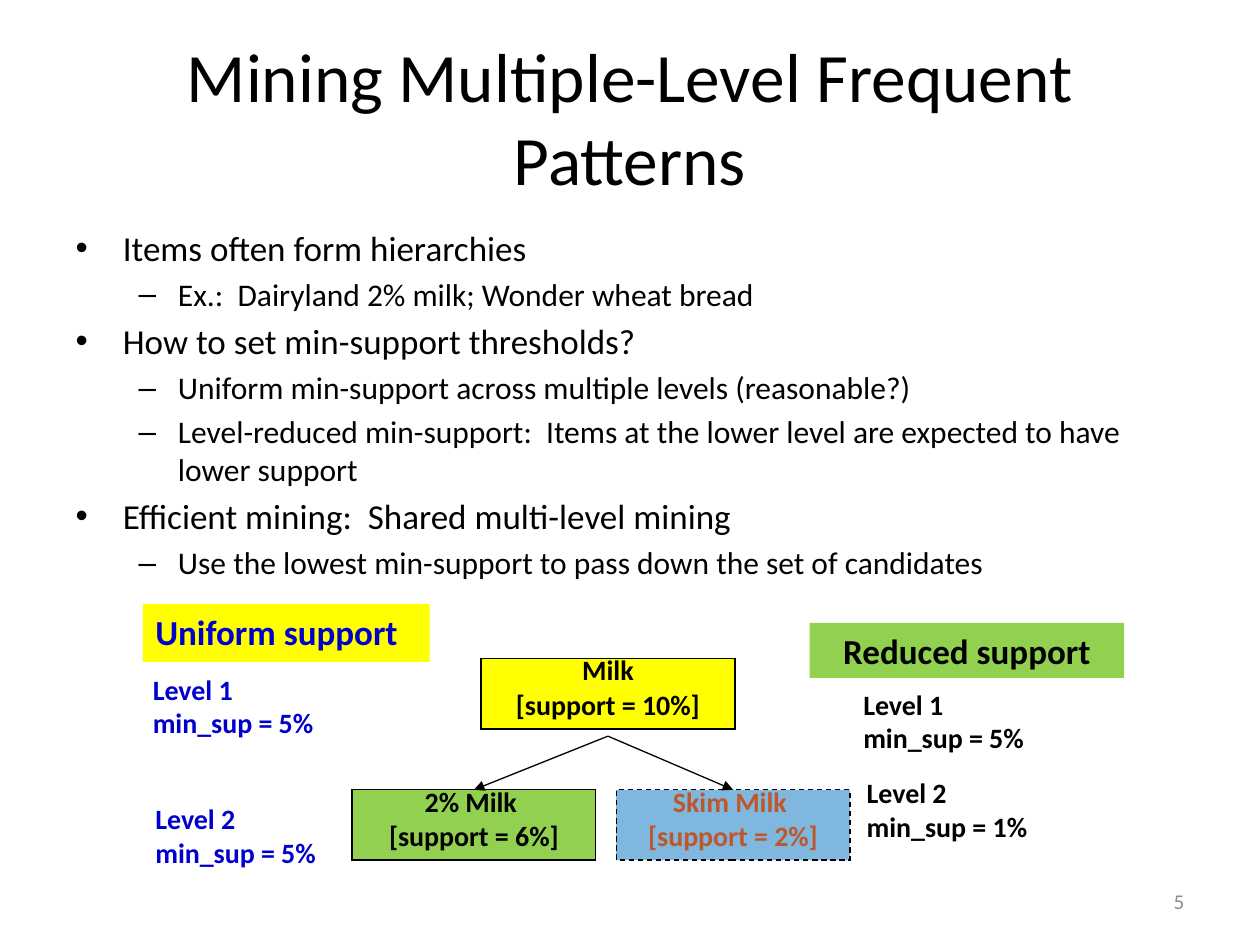
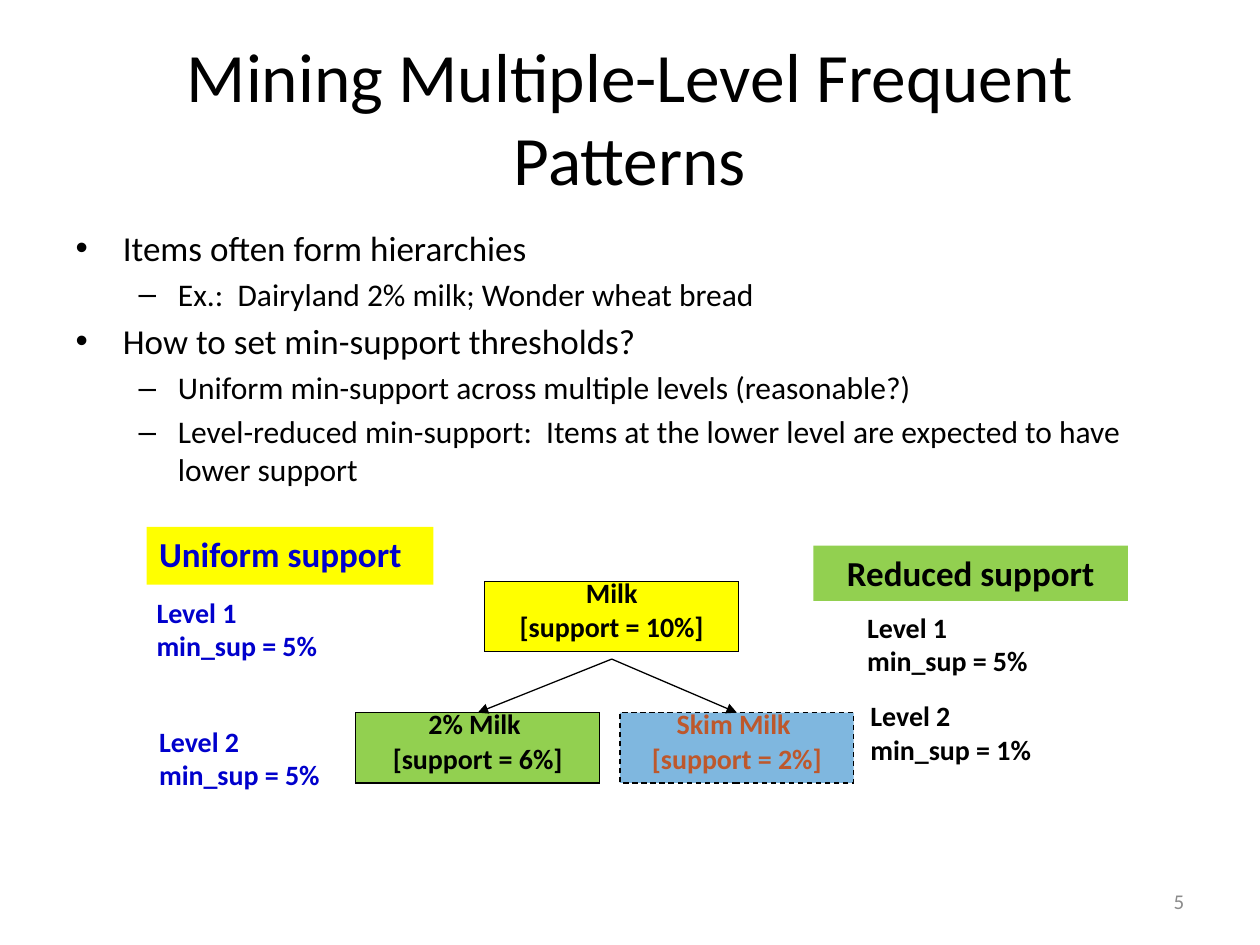
Before and after one commit to mjiang89/mjiang89.github.io, a slide deck: slide 5 of teaching/CS412Summer17-Chapter7.pptx. Drawn at 1260x945 pixels with LibreOffice and Linux fonts; fonts in the diff are those of the drawing. Boxes give left, top, right and bottom in pixels: in the first picture for what was removed or moved away, otherwise in the second. Text is boxed around its words. In the diff, an @@ line names an element or a change of style, - is before the commit and + after.

```diff
--- a/teaching/CS412Summer17-Chapter7.pptx
+++ b/teaching/CS412Summer17-Chapter7.pptx
@@ text at (123,504,983,579): paragraphs removed @@
-• Efficient mining: Shared multi-level mining
-  – Use the lowest min-support to pass down the set of candidates
@@ text "Level 1": place and size @@
-text "Level 1" at (153,680,314,738)
+text "Level 1" at (157,603,317,661)
@@ 5 rectangles, 3 texts, 2 arrows: place and size @@
-5 rectangles, 3 texts, 2 arrows at (142,604,1125,868)
+5 rectangles, 3 texts, 2 arrows at (146,527,1129,790)
```
Also in this commit, not shown: 9 other slides changed, 1 slide removed, 3 other files.
